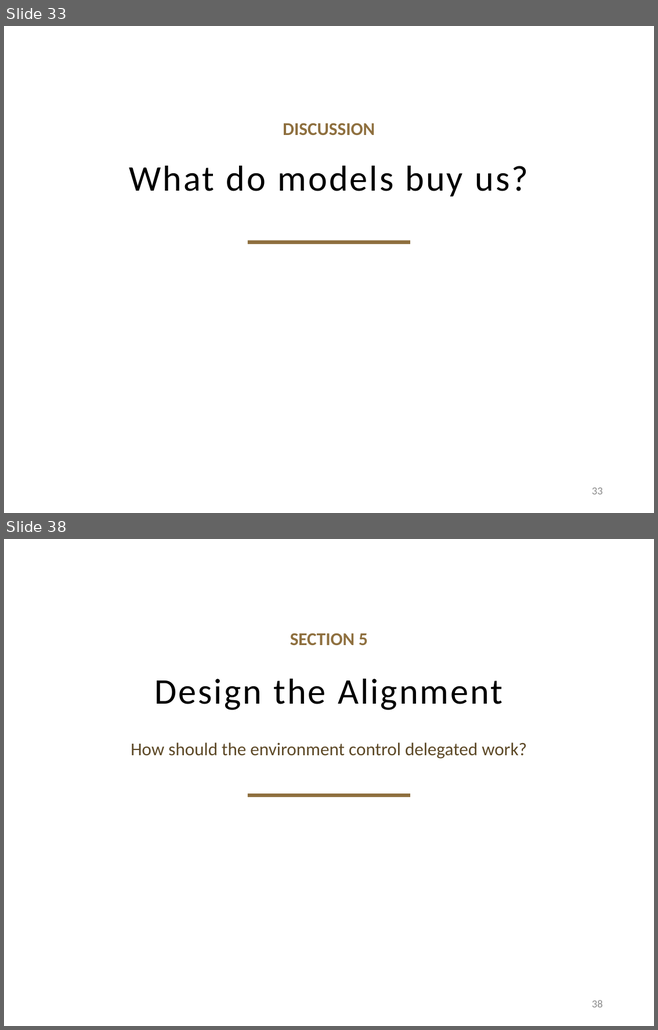
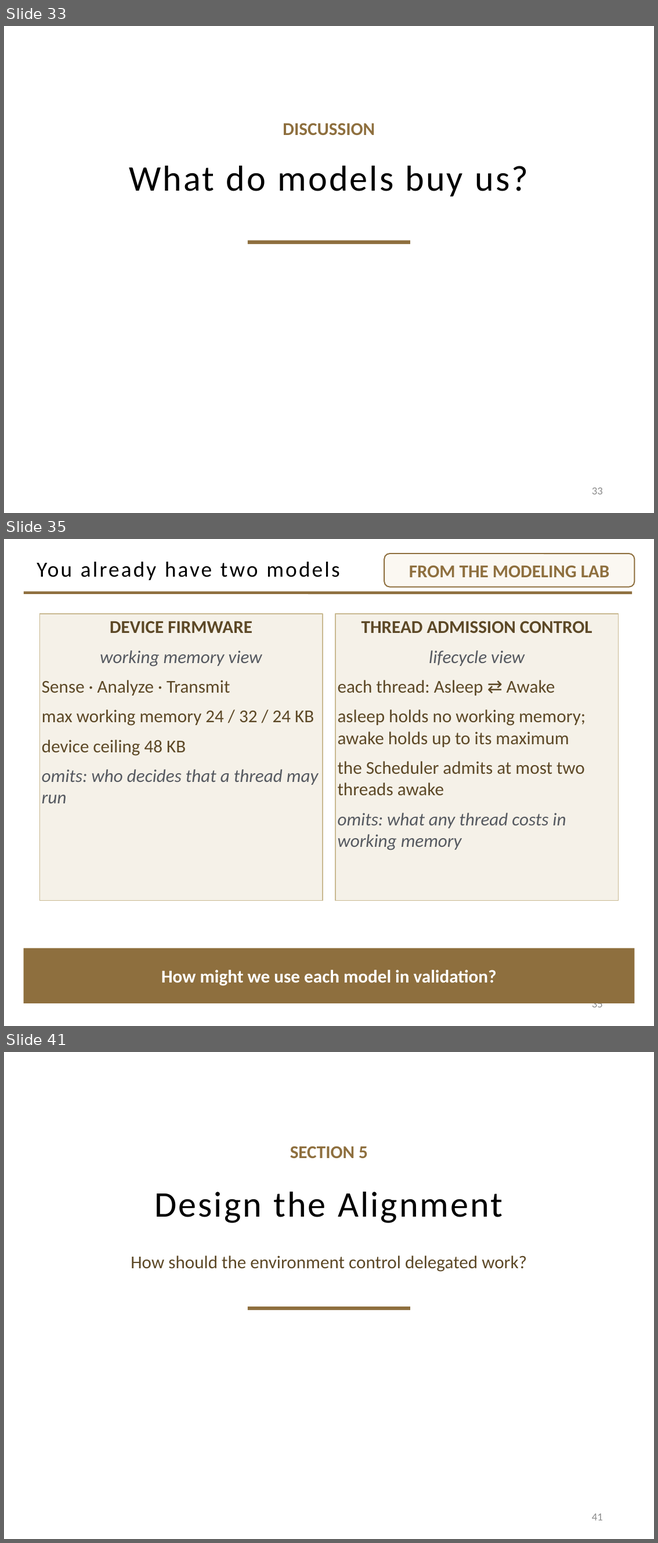
Before and after one commit to davisjam/model-based-agentic-software-engineering, a slide deck: course/lectures/act-2-delegation-and-control/03-alignment/2-3-Alignment.pptx. Shown one above the other, each under a label of ours: slides 33 and 38 before the commit, slides 33, 35 and 41 after it; the slides between them are not shown. The pictures are 658x1030 and 658x1543 pixels, drawn with LibreOffice and Linux fonts; fonts in the diff are those of the drawing; background and template pictures are left out. Boxes give left, top, right and bottom in pixels: in the first picture for what was removed or moved away, otherwise in the second. Text is boxed around its words. In the diff, an @@ line names an element or a change of style, - is before the commit and + after.

```diff
--- a/course/lectures/act-2-delegation-and-control/03-alignment/2-3-Alignment.pptx
+++ b/course/lectures/act-2-delegation-and-control/03-alignment/2-3-Alignment.pptx
@@ slide 35 added at [4,539,654,1026], background #FFFFFF @@
@@ rounded rectangle added at [384,553,634,587], fill #FBF8F2, outline #8E6F3E 1.25 pt, 20 pt, text #8E6F3E, bold @@
+FROM THE MODELING LAB
@@ title added at [36,562,339,580], 24 pt, text #000000 @@
+You already have two models
@@ line added from (24, 593) to (632, 593), #8E6F3E 3 pt @@
@@ rectangle added at [40,614,322,901], fill #F5F1E8, outline #C9B991 1 pt, 20 pt, text #5C4826 @@
+DEVICE FIRMWARE
+working memory view
+Sense · Analyze · Transmit
+max working memory 24 / 32 / 24 KB
+device ceiling 48 KB
+omits: who decides that a thread may run
@@ rectangle added at [335,614,618,901], fill #F5F1E8, outline #C9B991 1 pt, 20 pt, text #5C4826 @@
+THREAD ADMISSION CONTROL
+lifecycle view
+each thread: Asleep ⇄ Awake
+asleep holds no working memory; awake holds up to its maximum
+the Scheduler admits at most two threads awake
+omits: what any thread costs in working memory
@@ rectangle added at [24,948,634,1004], fill #8E6F3E, 20 pt, text #FFFFFF, bold @@
+How might we use each model in validation?
@@ page number added at [592,999,603,1011], 12 pt, text #8C8C8C @@
+35
@@ what was slide 38 is now slide 41 @@
@@ page number at [592,1514,603,1521]: text changed @@
-38
+41
```
Also in this commit, not shown: 4 slides changed, 3 other slides added, 1 slide removed.
